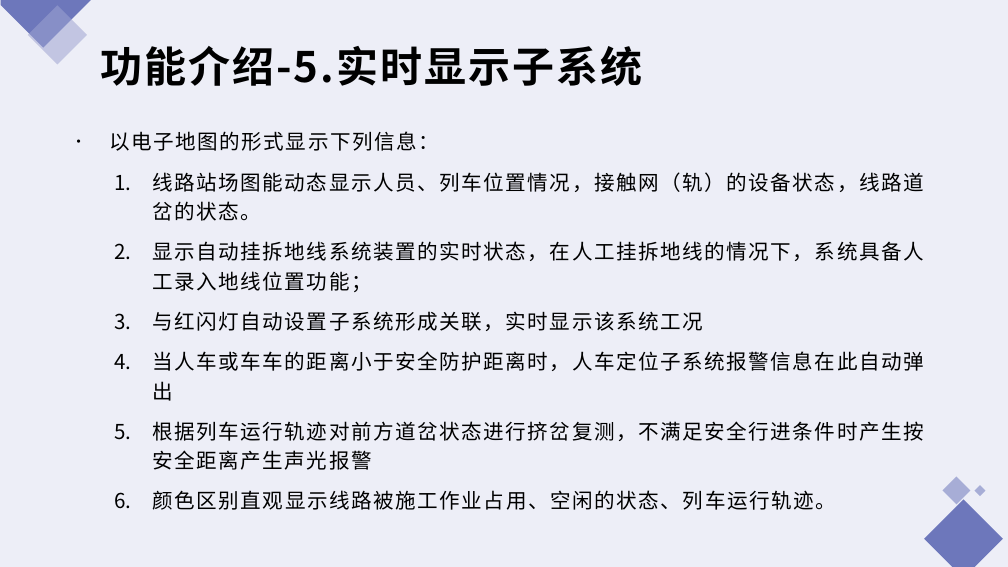
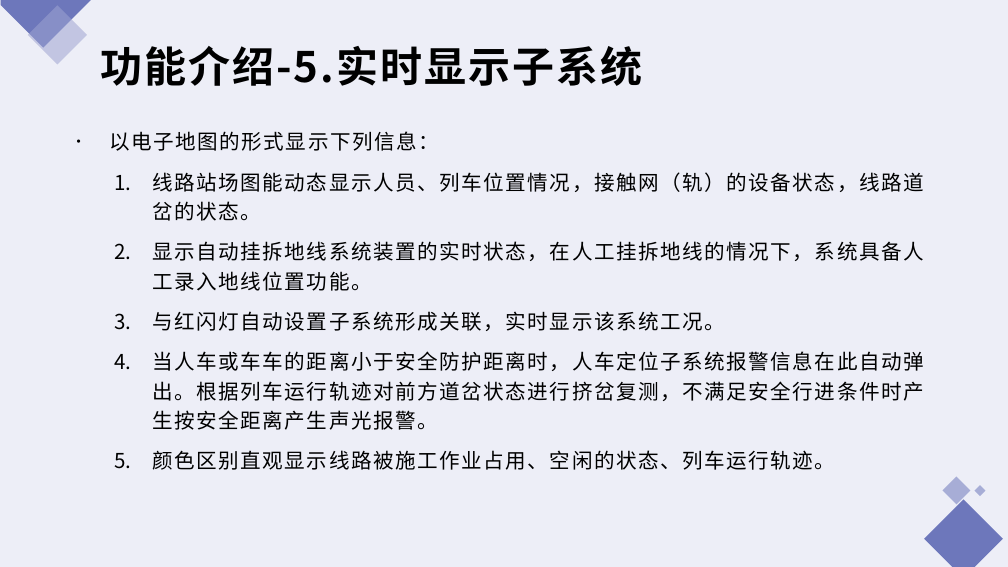
Before and after one commit to hanlibin1981/hlb, a slide deck: slide 10 of 深圳地铁智能施工管控项目总结报告.pptx. Drawn at 1008x567 pixels with LibreOffice and Linux fonts; fonts in the diff are those of the drawing. Boxes give left, top, right and bottom in pixels: in the first picture for what was removed or moved away, otherwise in the second. Text is boxed around its words. In the diff, an @@ line names an element or a change of style, - is before the commit and + after.

```diff
--- a/深圳地铁智能施工管控项目总结报告.pptx
+++ b/深圳地铁智能施工管控项目总结报告.pptx
@@ text at (152, 241, 924, 430): text changed @@
-  2. 显示自动挂拆地线系统装置的实时状态，在人工挂拆地线的情况下，系统具备人工录入地线位置功能；
-  3. 与红闪灯自动设置子系统形成关联，实时显示该系统工况
-  4. 当人车或车车的距离小于安全防护距离时，人车定位子系统报警信息在此自动弹出
-  5. 根据列车运行轨迹对前方道岔状态进行挤岔复测，不满足安全行进条件时产生按安全距离产生声光报警
+  2. 显示自动挂拆地线系统装置的实时状态，在人工挂拆地线的情况下，系统具备人工录入地线位置功能。
+  3. 与红闪灯自动设置子系统形成关联，实时显示该系统工况。
+  4. 当人车或车车的距离小于安全防护距离时，人车定位子系统报警信息在此自动弹出。根据列车运行轨迹对前方道岔状态进行挤岔复测，不满足安全行进条件时产生按安全距离产生声光报警。
```
Also in this commit, not shown: 5 other slides changed.
